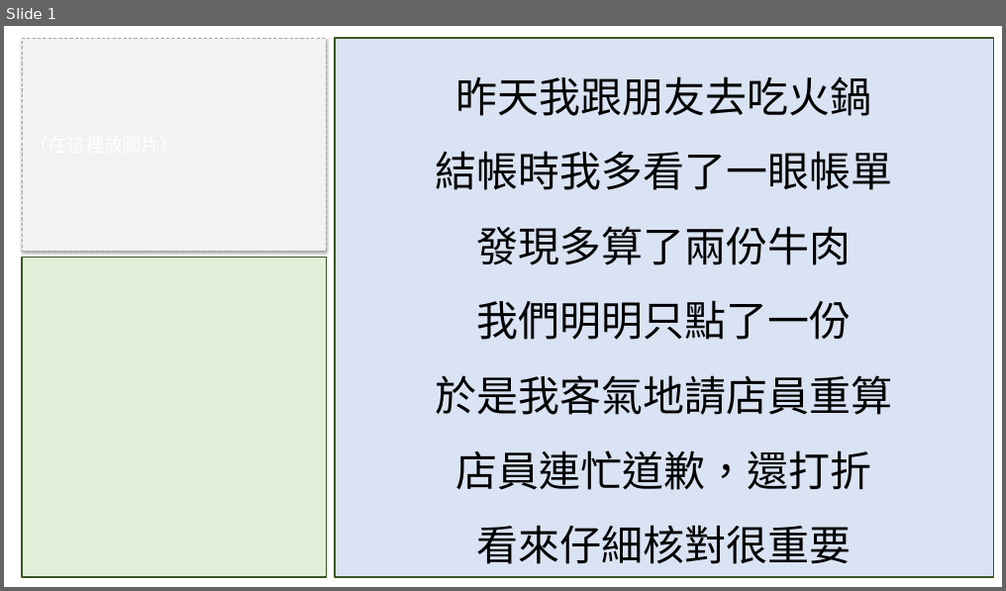
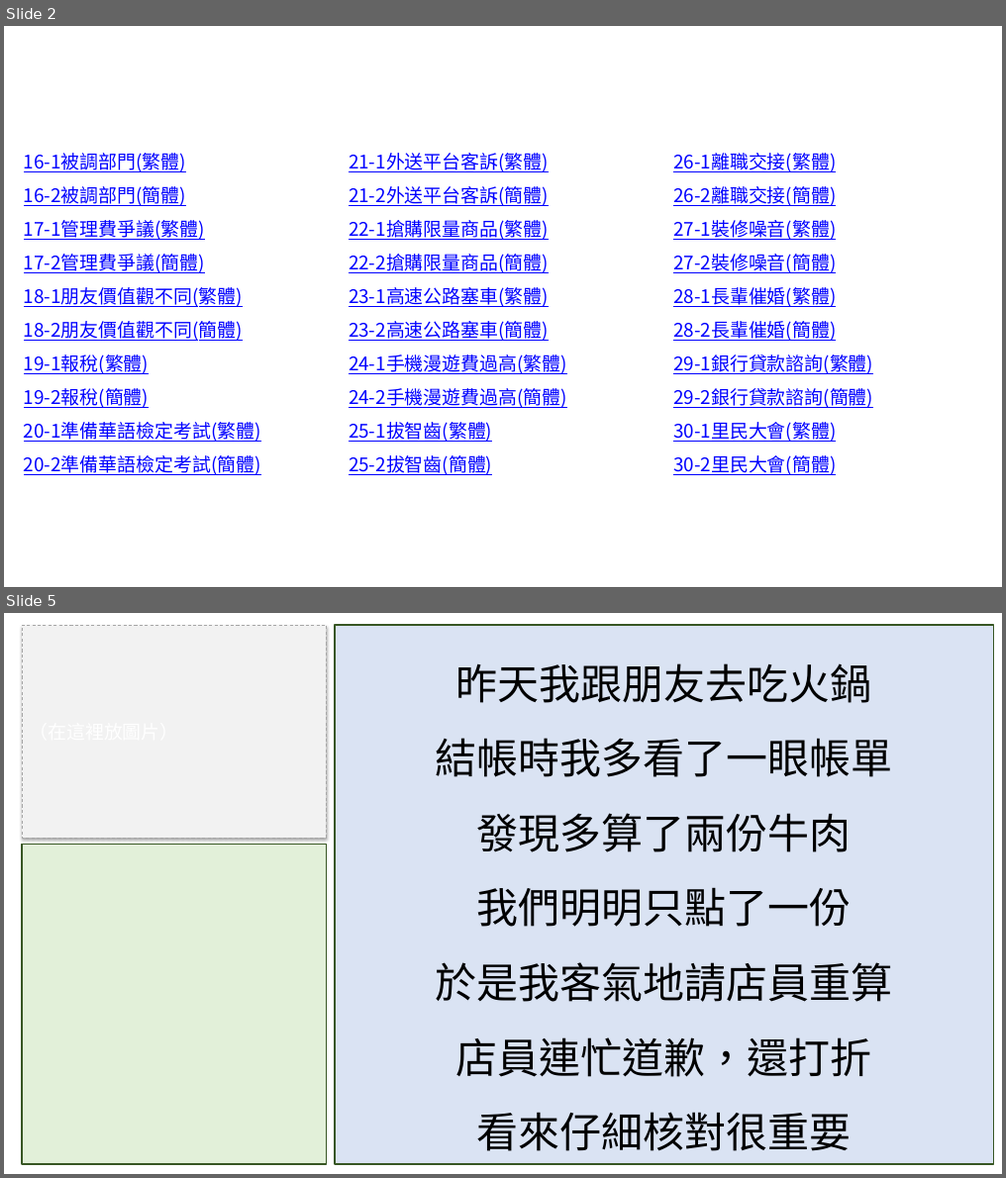
Before and after one commit to wangchiapin/lesson-decks, a slide deck: merged/B2_all.pptx. Shown one above the other, each under a label of ours: slide 1 before the commit, slides 2 and 5 after it; the slides between them are not shown. The pictures are 1006x591 and 1006x1178 pixels, drawn with LibreOffice and Linux fonts; fonts in the diff are those of the drawing. Boxes give left, top, right and bottom in pixels: in the first picture for what was removed or moved away, otherwise in the second. Text is boxed around its words. In the diff, an @@ line names an element or a change of style, - is before the commit and + after.

```diff
--- a/merged/B2_all.pptx
+++ b/merged/B2_all.pptx
@@ slide 2 added at bbox=[4, 26, 1002, 587], background #FFFFFF @@
@@ text added at bbox=[24, 153, 261, 475], 18 pt, text #0000FF, underline @@
+16-1被調部門(繁體)
+16-2被調部門(簡體)
+17-1管理費爭議(繁體)
+17-2管理費爭議(簡體)
+18-1朋友價值觀不同(繁體)
+18-2朋友價值觀不同(簡體)
+19-1報稅(繁體)
+19-2報稅(簡體)
+20-1準備華語檢定考試(繁體)
+20-2準備華語檢定考試(簡體)
@@ text added at bbox=[349, 153, 567, 475], 18 pt, text #0000FF, underline @@
+21-1外送平台客訴(繁體)
+21-2外送平台客訴(簡體)
+22-1搶購限量商品(繁體)
+22-2搶購限量商品(簡體)
+23-1高速公路塞車(繁體)
+23-2高速公路塞車(簡體)
+24-1手機漫遊費過高(繁體)
+24-2手機漫遊費過高(簡體)
+25-1拔智齒(繁體)
+25-2拔智齒(簡體)
@@ text added at bbox=[673, 153, 873, 475], 18 pt, text #0000FF, underline @@
+26-1離職交接(繁體)
+26-2離職交接(簡體)
+27-1裝修噪音(繁體)
+27-2裝修噪音(簡體)
+28-1長輩催婚(繁體)
+28-2長輩催婚(簡體)
+29-1銀行貸款諮詢(繁體)
+29-2銀行貸款諮詢(簡體)
+30-1里民大會(繁體)
+30-2里民大會(簡體)
@@ what was slide 1 is now slide 5 @@
```
Also in this commit, not shown: 3 other slides added, 23 other files.
